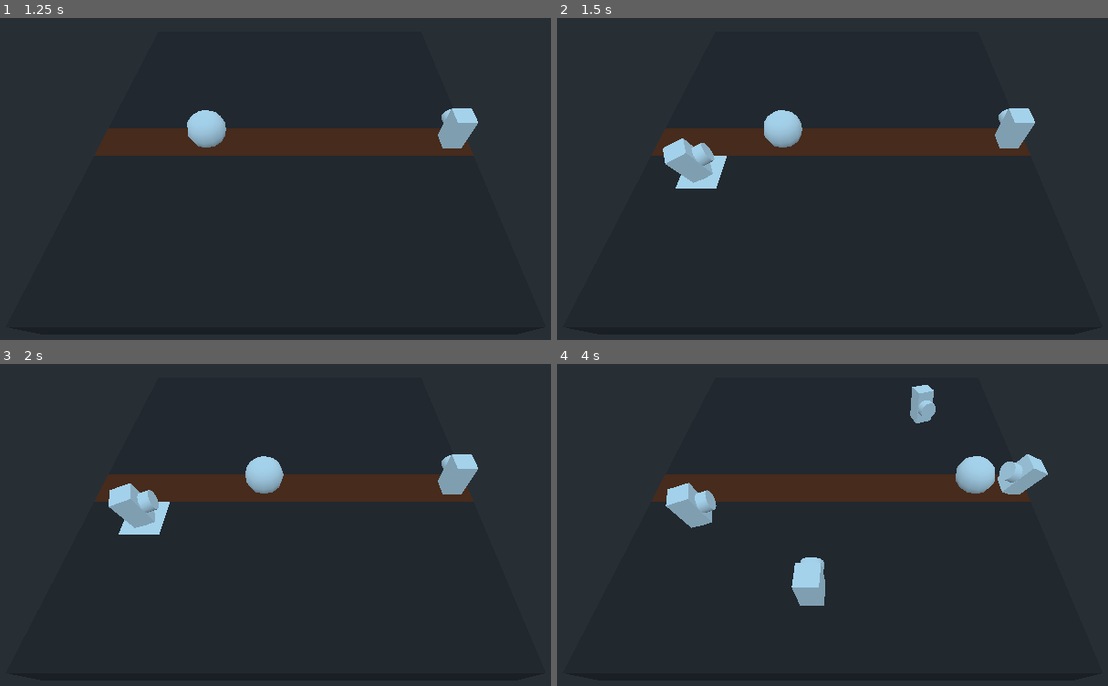
Above: before the commit, frames 1-4 (two rows, left to right).
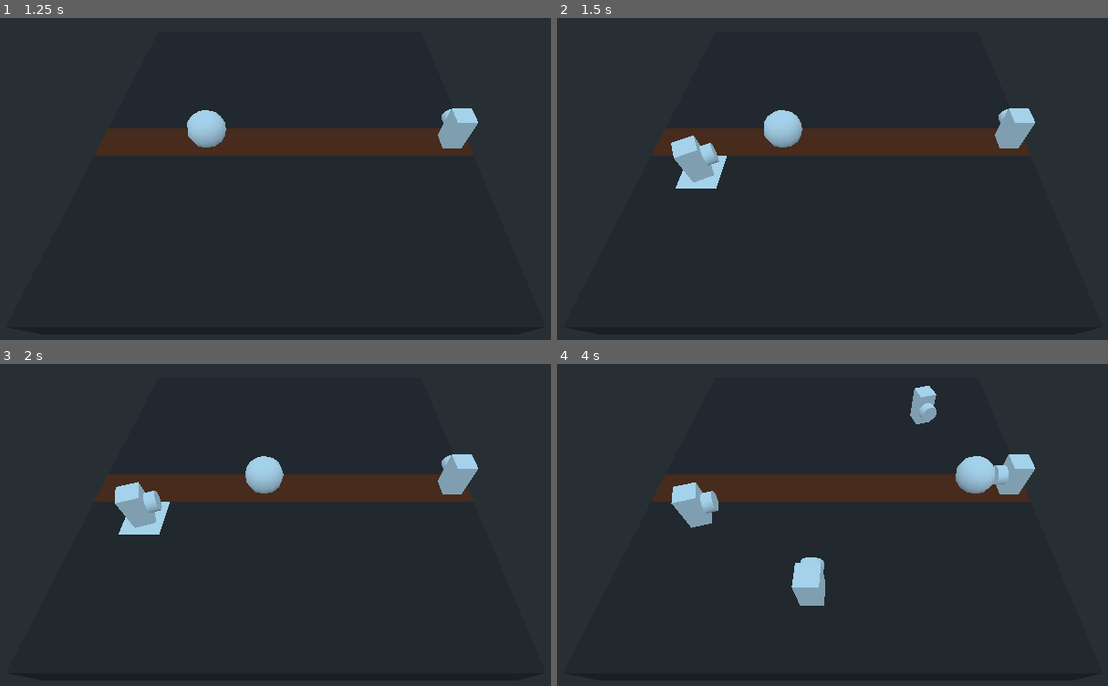
Above: after the commit, the same moments.

Repository: doctor-g/LD51
Game: Godot game, scene res://World.tscn
Same seed, same stepped clock (60 frames per second), same inputs: the game is played once before the commit and once after it.
Inputs (mouse positions are in pixels of both pictures, inside the frame that each line leads up to):
- Up to frame 1 (1.25 s): move the mouse to (462, 140) at 0.52 s; click (462, 140) at 0.67 s
- Up to frame 2 (1.5 s): move the mouse to (711, 182) at 1.27 s; click (711, 182) at 1.42 s
- Up to frame 3 (2 s): no input
- Up to frame 4 (4 s): move the mouse to (931, 412) at 2.02 s; click (931, 412) at 2.17 s; move the mouse to (821, 592) at 2.77 s; click (821, 592) at 2.92 s; move the mouse to (1080, 570) at 3.52 s; click (1080, 570) at 3.67 s

Frame 1 is identical in both runs. In frame 2, 0.5% of the frame differs, in the area x 19-30%, y 36-52%; in frame 3, 0.4%; in frame 4, 1.1%, in the area x 19-90%, y 6-51%.

Commit message:
Turn the turrets on only one axis

Diff:
--- a/project/Defenses/Turret.gd
+++ b/project/Defenses/Turret.gd
@@ -5,7 +5,10 @@
 
 func _physics_process(_delta):
 	if _tracked_enemy:
-		look_at(_tracked_enemy.global_translation, Vector3.UP)
+		var target := _tracked_enemy.global_translation
+		var source := global_translation
+		# This will turn to face the target, only turning on the y axis.
+		global_rotation.y = lerp_angle(global_rotation.y, atan2(source.x - target.x, source.z - target.z), 1)
 
 
 func _on_Area_body_entered(body):
